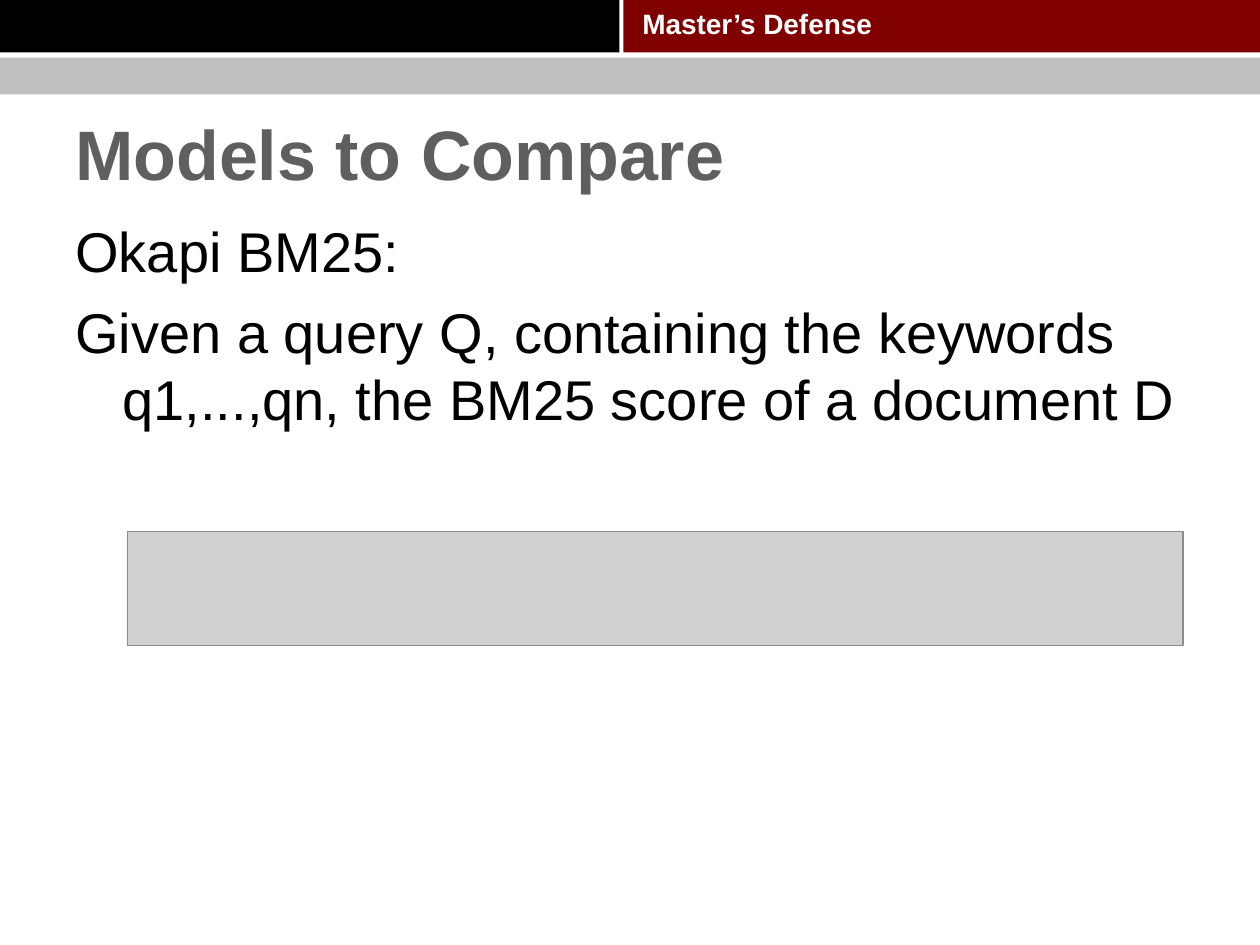
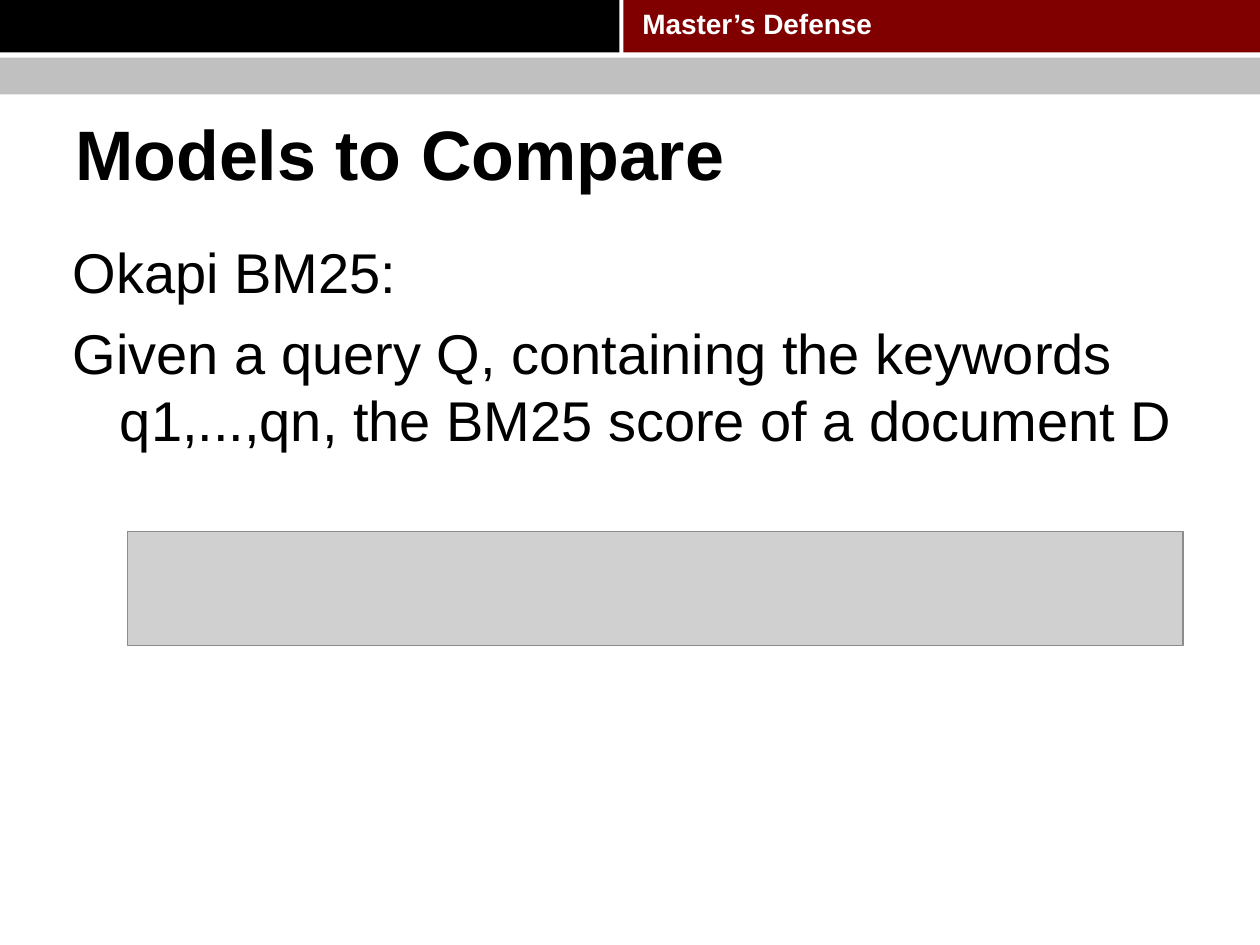
Before and after one commit to pkushiqiang/thesis, a slide deck: slide 62 of media/Master's thesis.pptx (slide 61 before the commit). Drawn at 1260x945 pixels with LibreOffice and Linux fonts; fonts in the diff are those of the drawing; grey boxes stand for pictures; background and template pictures are left out. Boxes give left, top, right and bottom in pixels: in the first picture for what was removed or moved away, otherwise in the second. Text is boxed around its words. In the diff, an @@ line names an element or a change of style, - is before the commit and + after.

```diff
--- a/media/Master's thesis.pptx
+++ b/media/Master's thesis.pptx
@@ title "Models to Compare" at bbox=[75, 129, 724, 193]: text colour #5F5F5F to #000000 @@
@@ text "Okapi BM25:": place and size @@
-text "Okapi BM25:" at bbox=[75, 231, 1174, 431]
+text "Okapi BM25:" at bbox=[73, 252, 1171, 452]
```
Also in this commit, not shown: 22 other slides changed, 1 slide added.
